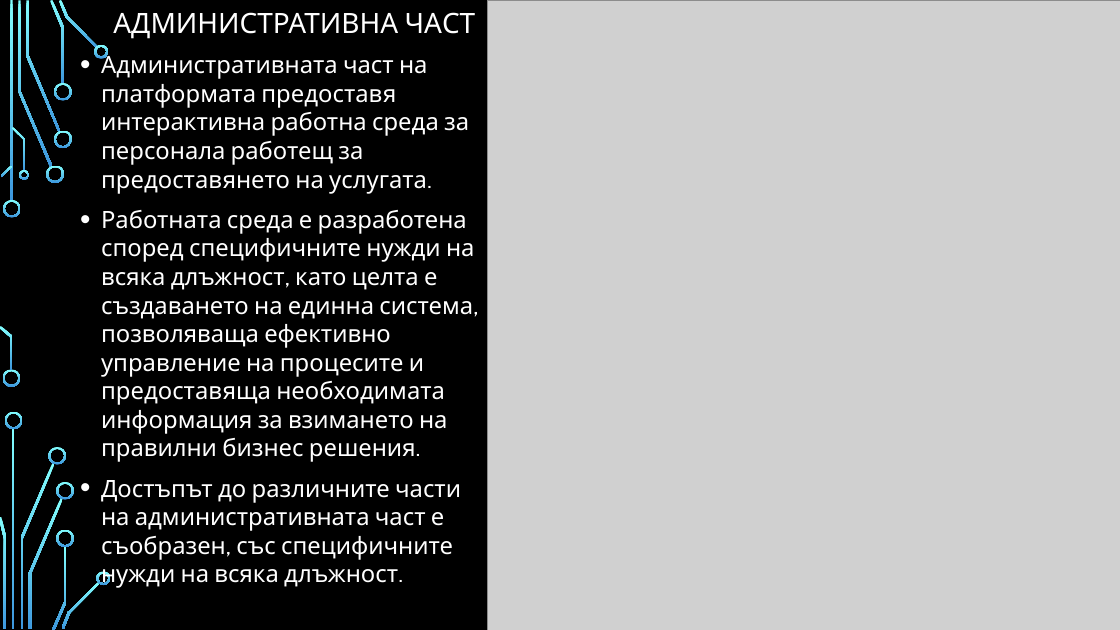
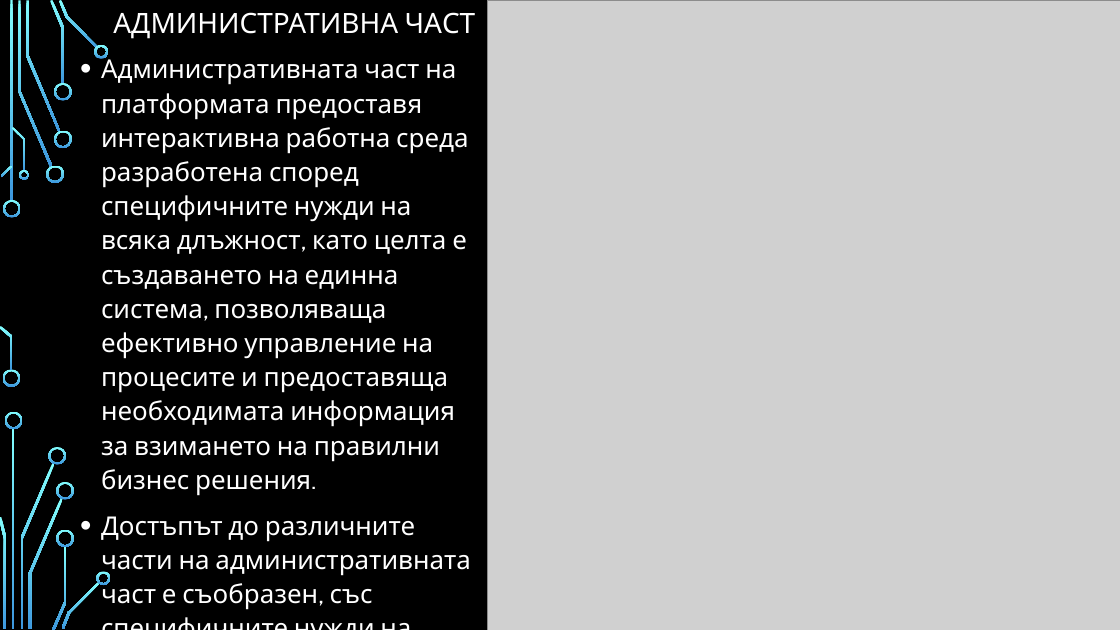
Before and after one commit to Jorjo77/MunicipalityMobilitySystem, a slide deck: slide 6 of MunicipalityMobilitySystemDocs/Short Mobility System.pptx. Drawn at 1120x630 pixels with LibreOffice and Linux fonts; fonts in the diff are those of the drawing; grey boxes stand for pictures; background and template pictures are left out. Boxes give left, top, right and bottom in pixels: in the first picture for what was removed or moved away, otherwise in the second. Text is boxed around its words. In the diff, an @@ line names an element or a change of style, - is before the commit and + after.

```diff
--- a/MunicipalityMobilitySystemDocs/Short Mobility System.pptx
+++ b/MunicipalityMobilitySystemDocs/Short Mobility System.pptx
@@ text at <box>101,54,468,496</box>: text changed; size 20.4 to 22.2 pt @@
-• Административната част на платформата предоставя интерактивна работна среда за персонала работещ за предоставянето на услугата.
-• Работната среда е разработена според специфичните нужди на всяка длъжност, като целта е създаването на единна система, позволяваща ефективно управление на процесите и предоставяща необходимата информация за взимането на правилни бизнес решения.
+• Административната част на платформата предоставя интерактивна работна среда разработена според специфичните нужди на всяка длъжност, като целта е създаването на единна система, позволяваща ефективно управление на процесите и предоставяща необходимата информация за взимането на правилни бизнес решения.
@@ text at <box>101,516,471,610</box>: size 20.4 to 22.2 pt in "Достъпът до различните части на административната част ..."; line spacing 1 to 1.1 @@
```
Also in this commit, not shown: 4 other slides changed, 5 other files.
